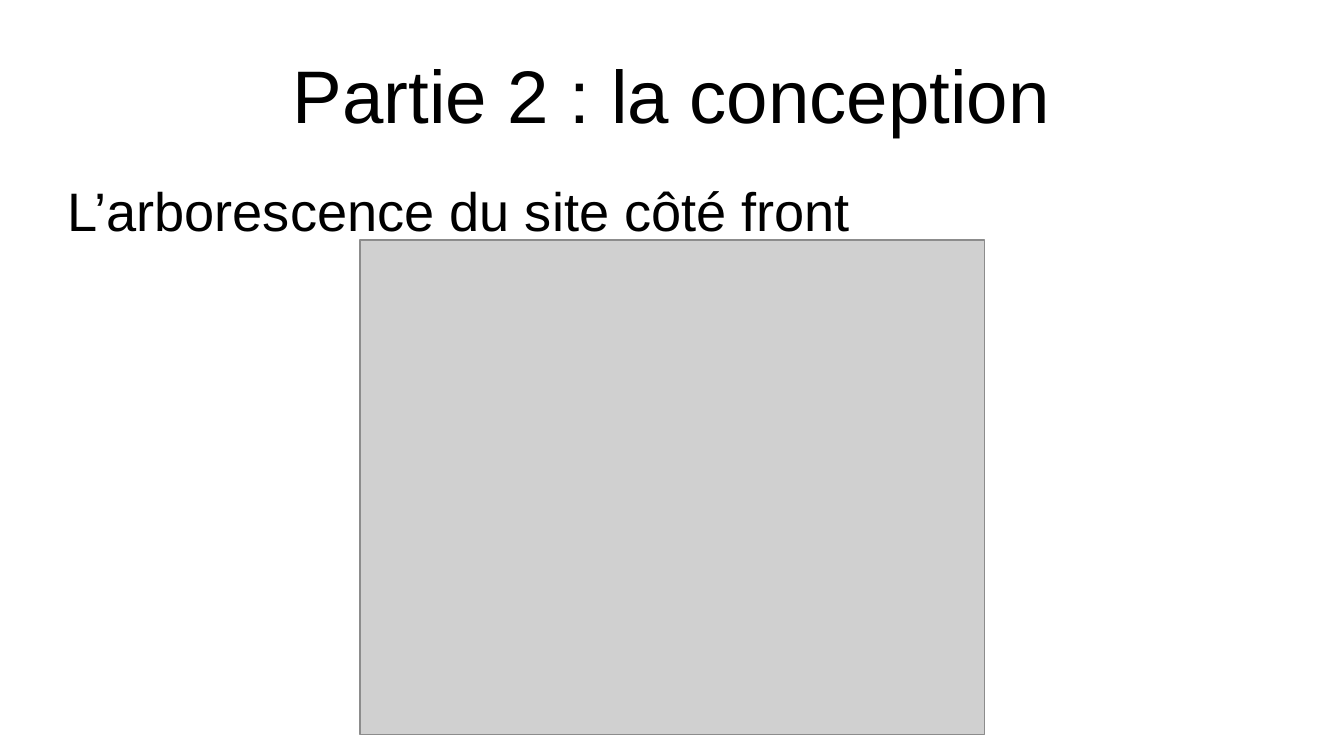
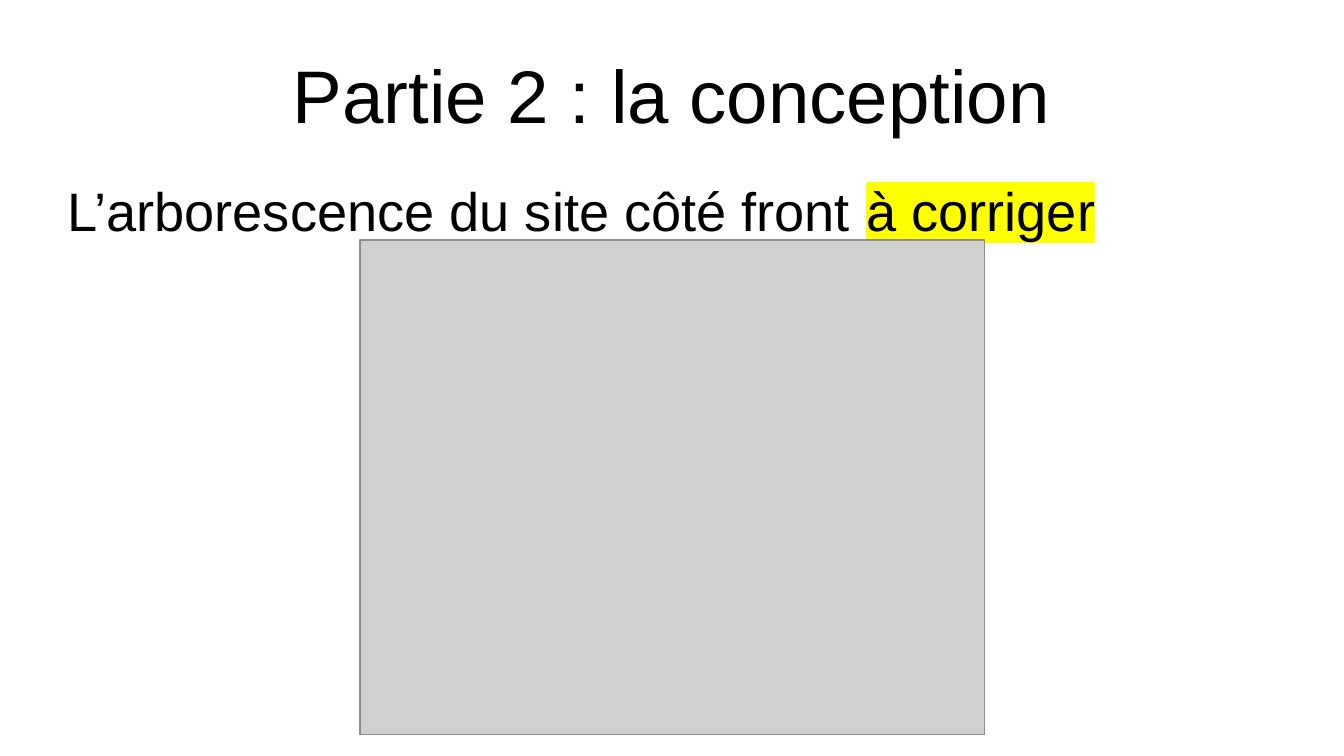
Before and after one commit to EmmaBroudic/Projet-Nooky, a slide deck: slide 17 of doc/Nooky.odp. Drawn at 1344x756 pixels with LibreOffice and Linux fonts; fonts in the diff are those of the drawing; grey boxes stand for pictures. Boxes give left, top, right and bottom in pixels: in the first picture for what was removed or moved away, otherwise in the second. Text is boxed around its words. In the diff, an @@ line names an element or a change of style, - is before the commit and + after.

Commit message:
modify product - avancées côté front

```diff
--- a/doc/Nooky.odp
+++ b/doc/Nooky.odp
@@ text at box(67, 191, 1095, 240): text changed @@
-L’arborescence du site côté front
+L’arborescence du site côté front à corriger
```
Also in this commit, not shown: 1 other slide changed, 9 other files.
